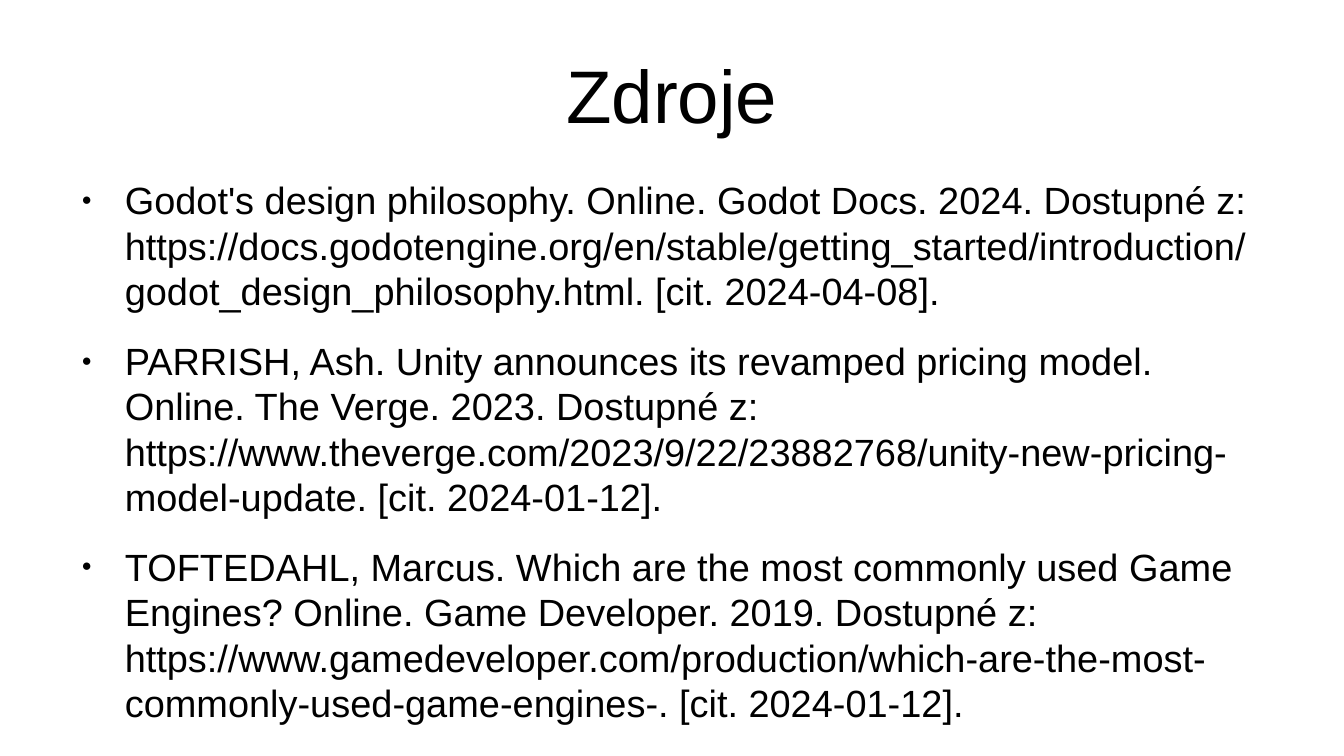
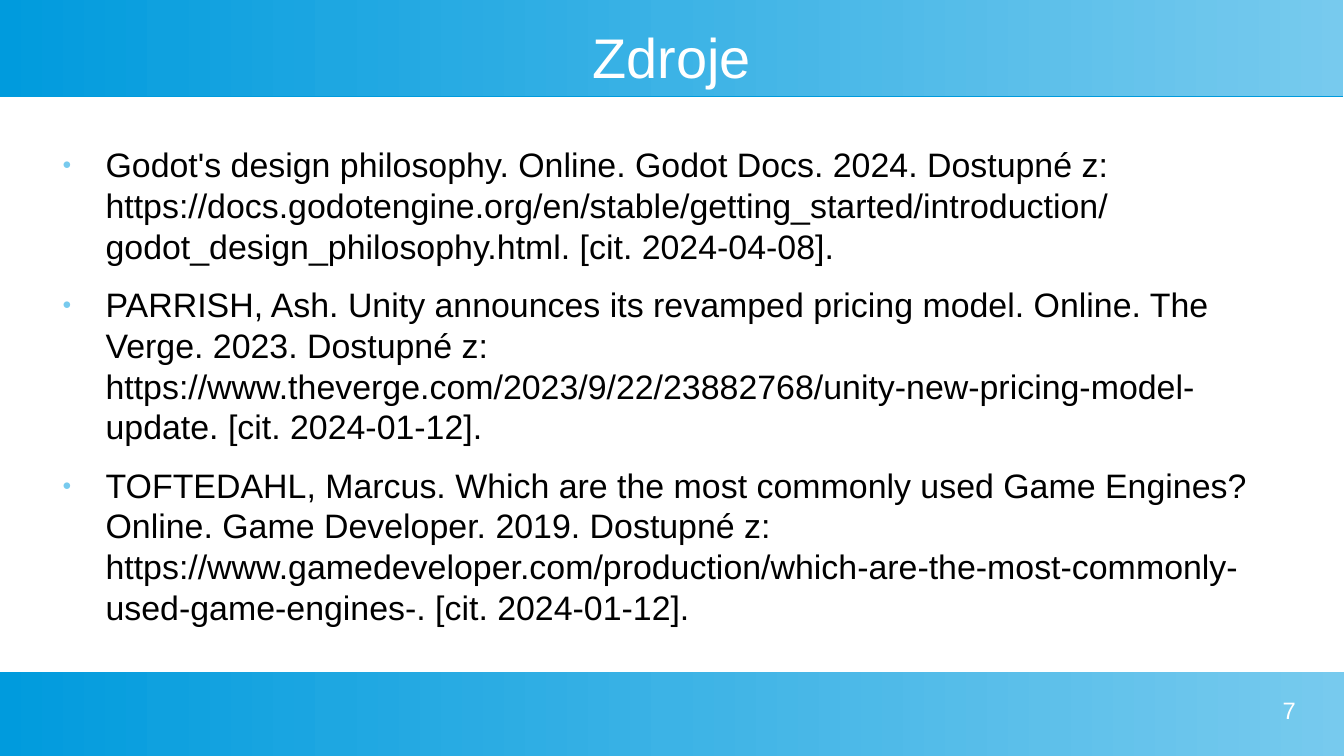
Before and after one commit to xelaxefensor/Maturitni-prace-Vyvoj-v-hernim-enginu, a slide deck: slide 7 of tusl_prezentace.odp. Drawn at 1344x756 pixels with LibreOffice and Linux fonts; fonts in the diff are those of the drawing. Boxes give left, top, right and bottom in pixels: in the first picture for what was removed or moved away, otherwise in the second. Text is boxed around its words. In the diff, an @@ line names an element or a change of style, - is before the commit and + after.

```diff
--- a/tusl_prezentace.odp
+++ b/tusl_prezentace.odp
@@ rectangle added at (x1=0, y1=0, x2=1344, y2=96), fill gradient #77CAEE to #75C9EE to #73C9ED to #71C8ED to #6FC7ED to #6EC6ED @@
@@ title "Zdroje" moved from (x1=566, y1=69, x2=777, y2=137) to (x1=593, y1=37, x2=751, y2=88) @@
@@ title "Zdroje" at (x1=593, y1=37, x2=751, y2=88): size 44 to 33 pt, text colour #000000 to #FFFFFF @@
@@ text "Godot's design philosophy. Online. Godot ..." moved from (x1=125, y1=186, x2=1246, y2=724) to (x1=106, y1=152, x2=1246, y2=627) @@
@@ text "Godot's design philosophy. Online. Godot ..." at (x1=106, y1=152, x2=1246, y2=627): size 22.4 to 20 pt; less space between paragraphs; bullet colour #000000 to #77CAEE @@
@@ rectangle added at (x1=0, y1=672, x2=1344, y2=756), fill gradient #77CAEE to #75C9EE to #73C9ED to #71C8ED to #6FC7ED to #6EC6ED @@
@@ page number added at (x1=1283, y1=702, x2=1296, y2=719), 14 pt, text #FFFFFF @@
+7
```
Also in this commit, not shown: 6 other slides changed.
